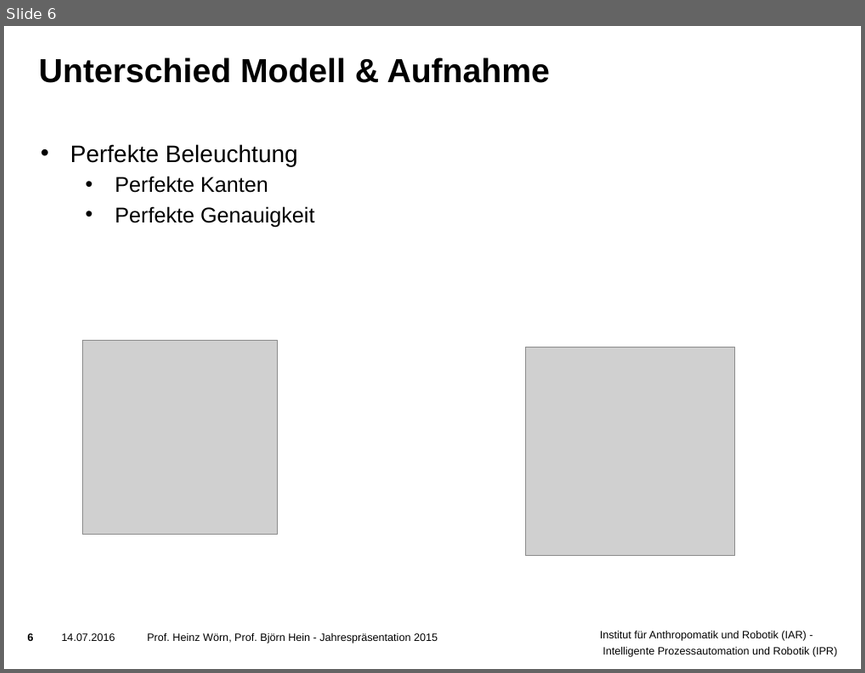
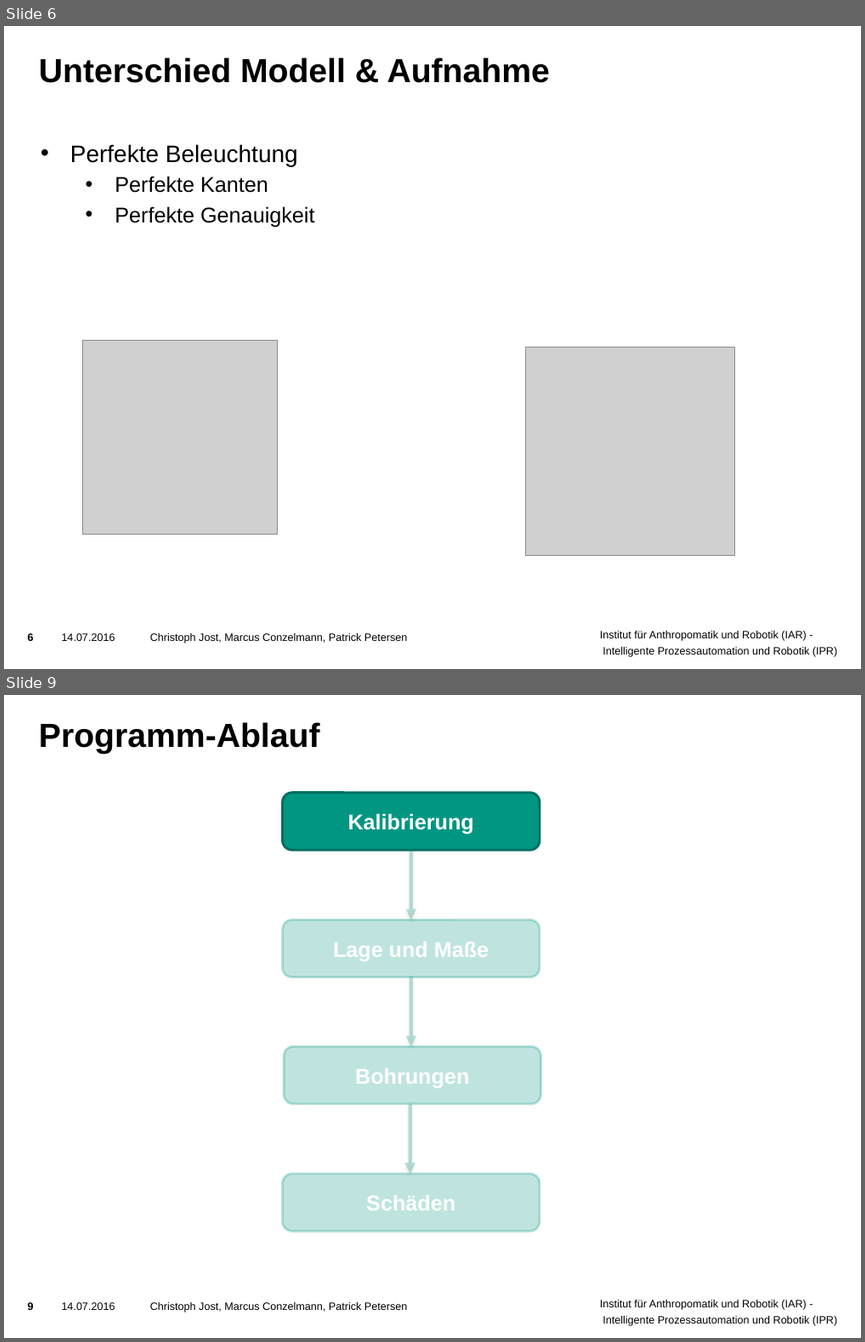
Before and after one commit to ThePrimus/VisualInspection, a slide deck: Praesentation/Vorlage Präsentation.pptx. Shown one above the other, each under a label of ours: slide 6 before the commit, slides 6 and 9 after it; the slides between them are not shown. The pictures are 865x673 and 865x1342 pixels, drawn with LibreOffice and Linux fonts; fonts in the diff are those of the drawing; grey boxes stand for pictures; background and template pictures are left out. Boxes give left, top, right and bottom in pixels: in the first picture for what was removed or moved away, otherwise in the second. Text is boxed around its words. In the diff, an @@ line names an element or a change of style, - is before the commit and + after.

```diff
--- a/Praesentation/Vorlage Präsentation.pptx
+++ b/Praesentation/Vorlage Präsentation.pptx
@@ slide 9 added at box(4, 695, 861, 1338), background picture (left out); not listed: 3 template elements that a slide beside it also shows @@
@@ title added at box(39, 722, 320, 754), 28 pt, text #000000, bold @@
+Programm-Ablauf
@@ rounded rectangle added at box(283, 793, 540, 850), fill #009682, outline #006F60 2 pt, 18 pt, text #FFFFFF, bold @@
+Kalibrierung
@@ arrow added from (411, 850) to (411, 919), #009682 3 pt @@
@@ rounded rectangle added at box(283, 919, 540, 977), fill #009682 at 25% opacity, outline #009682 2 pt, 18 pt, text #FFFFFF, bold @@
+Lage und Maße
@@ arrow added from (411, 977) to (411, 1046), #009682 3 pt @@
@@ rounded rectangle added at box(284, 1046, 541, 1104), fill #009682 at 25% opacity, outline #009682 2 pt, 18 pt, text #FFFFFF, bold @@
+Bohrungen
@@ arrow added from (410, 1104) to (410, 1173), #009682 3 pt @@
@@ rounded rectangle added at box(283, 1173, 540, 1231), fill #009682 at 25% opacity, outline #009682 2 pt, 18 pt, text #FFFFFF, bold @@
+Schäden
@@ slide 6 changed as well @@
@@ text at box(62, 633, 407, 643): text changed @@
-14.07.2016 Prof. Heinz Wörn, Prof. Björn Hein - Jahrespräsentation 2015
+14.07.2016 Christoph Jost, Marcus Conzelmann, Patrick Petersen
```
Also in this commit, not shown: 11 other slides changed, 4 other slides added.
